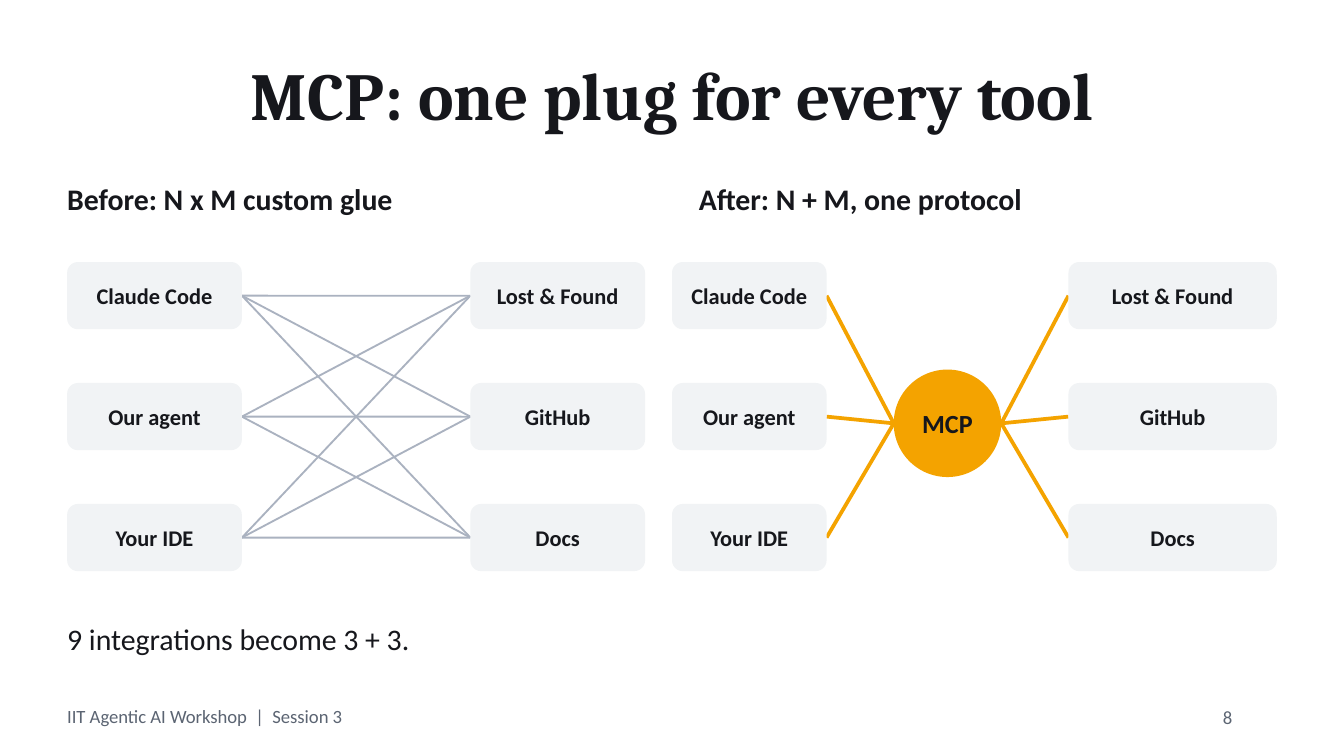
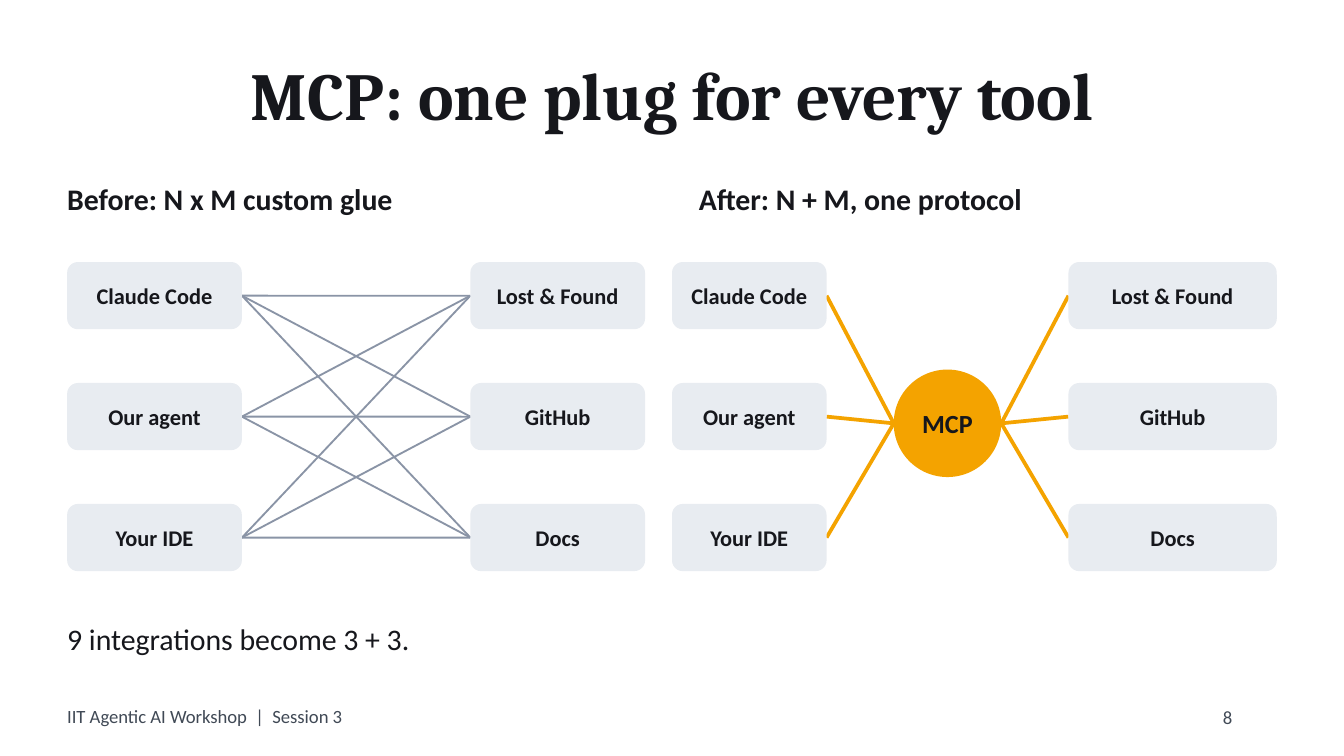
Before and after one commit to jiteshsureka/iit-agentic-ai-session3, a slide deck: slide 8 of deck/session3.pptx. Drawn at 1344x756 pixels with LibreOffice and Linux fonts; fonts in the diff are those of the drawing. Boxes give left, top, right and bottom in pixels: in the first picture for what was removed or moved away, otherwise in the second. Text is boxed around its words. In the diff, an @@ line names an element or a change of style, - is before the commit and + after.

```diff
--- a/deck/session3.pptx
+++ b/deck/session3.pptx
@@ line (242, 296) - (470, 296): stroke #AAB2C0 1 pt to #8A94A6 1 pt @@
@@ line (242, 296) - (470, 417): stroke #AAB2C0 1 pt to #8A94A6 1 pt @@
@@ line (242, 296) - (470, 538): stroke #AAB2C0 1 pt to #8A94A6 1 pt @@
@@ line (242, 417) - (470, 296): stroke #AAB2C0 1 pt to #8A94A6 1 pt @@
@@ line (242, 538) - (470, 296): stroke #AAB2C0 1 pt to #8A94A6 1 pt @@
@@ line (242, 417) - (470, 417): stroke #AAB2C0 1 pt to #8A94A6 1 pt @@
@@ line (242, 417) - (470, 538): stroke #AAB2C0 1 pt to #8A94A6 1 pt @@
@@ line (242, 538) - (470, 417): stroke #AAB2C0 1 pt to #8A94A6 1 pt @@
@@ fill #F1F3F5 to #E8ECF1 in 6 elements at (x1=67, y1=262, x2=242, y2=329), (x1=470, y1=262, x2=645, y2=329), (x1=67, y1=383, x2=242, y2=450), (x1=470, y1=383, x2=645, y2=450), (x1=67, y1=504, x2=242, y2=571), (x1=470, y1=504, x2=645, y2=571) @@
@@ line (242, 538) - (470, 538): stroke #AAB2C0 1 pt to #8A94A6 1 pt @@
@@ text "IIT Agentic AI Workshop | ..." at (x1=67, y1=710, x2=342, y2=726): text colour #5B6472 to #404955 @@
@@ page number at (x1=1223, y1=711, x2=1232, y2=724): text colour #5B6472 to #404955 @@
```
Also in this commit, not shown: 26 other slides changed, 2 other files.
